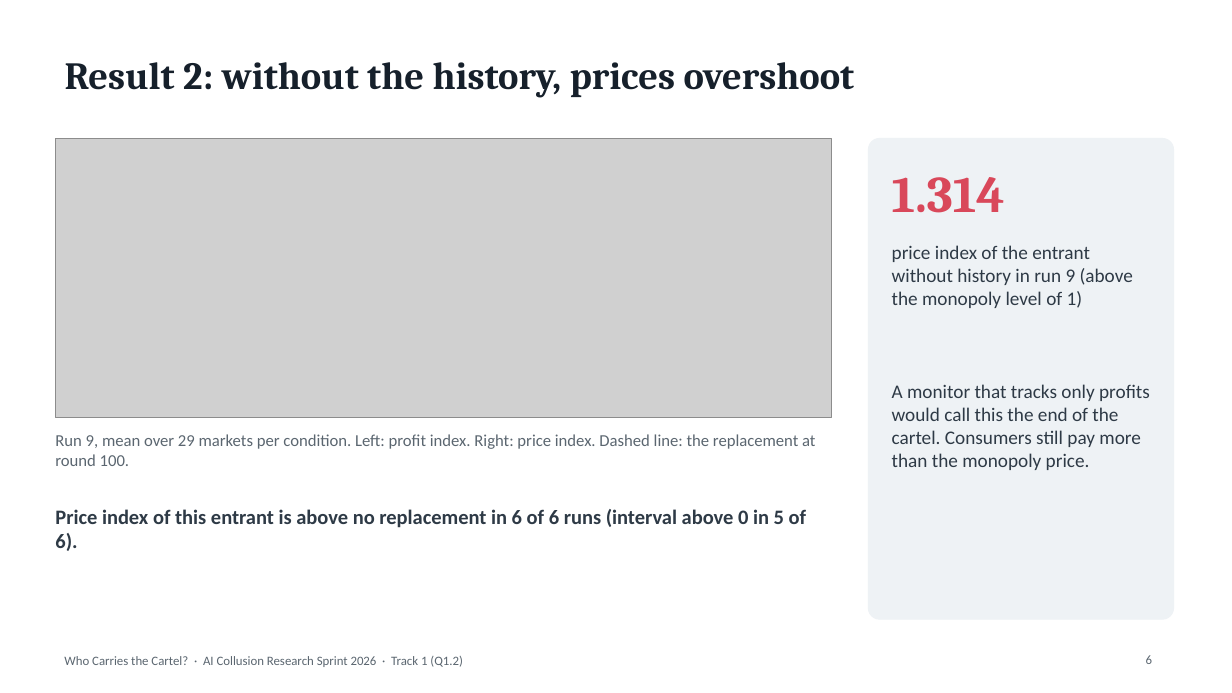
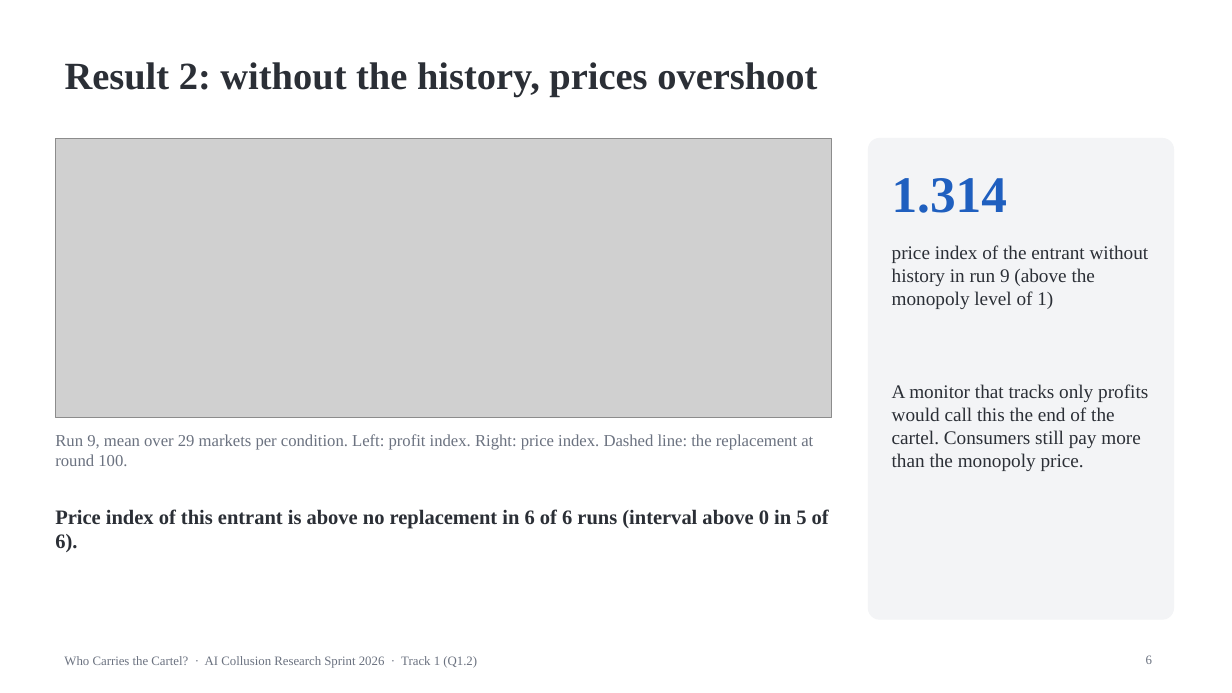
Before and after one commit to SSCoderz2123/AI-Collusion-Research-Sprint, a slide deck: slide 6 of Apart Research/slides.pptx. Drawn at 1232x693 pixels with LibreOffice and Linux fonts; fonts in the diff are those of the drawing; grey boxes stand for pictures. Boxes give left, top, right and bottom in pixels: in the first picture for what was removed or moved away, otherwise in the second. Text is boxed around its words. In the diff, an @@ line names an element or a change of style, - is before the commit and + after.

```diff
--- a/Apart Research/slides.pptx
+++ b/Apart Research/slides.pptx
@@ title "Result 2: without the history, ..." at [65,62,817,97]: font Cambria to Times New Roman, text colour #16202B to #2B2F36 @@
@@ rounded rectangle at [869,139,1174,619]: fill #EEF2F5 to #F3F4F6; outline #EEF2F5 1 pt to #F3F4F6 1 pt @@
@@ text "1.314" at [892,178,1007,213]: font Cambria to Times New Roman, text colour #D9485A to #1F5FBF @@
@@ font Calibri to Times New Roman, text colour #2E3A46 to #2B2F36 in 3 elements at [892,245,1149,309], [892,384,1148,471], [55,509,829,552] @@
@@ font Calibri to Times New Roman, text colour #5B6670 to #6B7280 in 3 elements at [55,434,813,466], [1146,655,1152,664], [64,656,477,668] @@
```
Also in this commit, not shown: 9 other slides changed, 12 other files.
